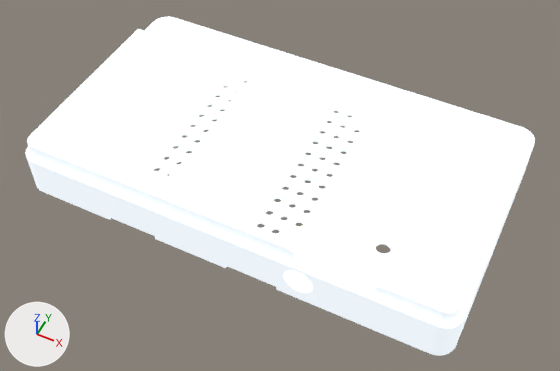
The glTF model viewer/public/assets/models/parts/cap_bottom_v5/cap_bottom_v5.glb as it was, and as the next commit left it.
Rendered twice from a 50 mm camera at (0.076, -0.1349, 0.1663) aimed at (0.0108, -0.0045, 0.0033). Every picture has the same lights, and +X, +Y and +Z are marked at lower left. Where no turn or scale is listed for an object, it has been applied to the vertices.

Names of what the first picture shows: 'Cap Bottom V5'.
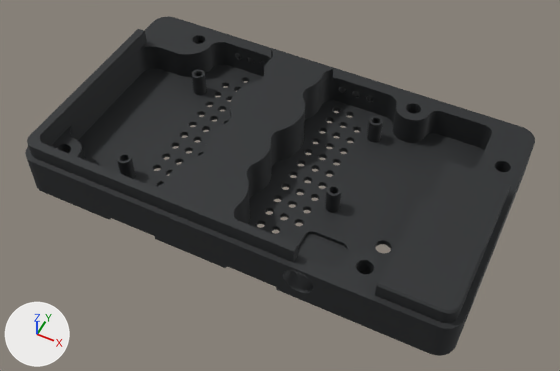
Location of each change, [x1, y1, x2, y2] in pixels of the pictures (560 x 371 px):
'Cap Bottom V5', recoloured (white to black)
    both: [25, 16, 535, 356]

Patch to the scene script:
```diff
--- a/viewer/public/assets/models/parts/cap_bottom_v5/cap_bottom_v5.glb.py
+++ b/viewer/public/assets/models/parts/cap_bottom_v5/cap_bottom_v5.glb.py
@@ img_photo_1521459467264_802e2ef3141f @@
+img_photo_1521459467264_802e2ef3141f = load_image('photo-1521459467264-802e2ef3141f', '_unpacked/photo-1521459467264-802e2ef3141f', 1000, 1333, 'Non-Color')
@@ mat_aluminum_anodized_natural @@
+mat_aluminum_anodized_natural = bpy.data.materials.new('aluminum anodized natural')
+# colours: black #3c3e40
+# uses the picture img_photo_1521459467264_802e2ef3141f
@@ me_id3 @@
 me_id3.from_pydata(...)  # 11790 vertices, 23900 faces; spans x -0.054..0.071, y -0.035..0.038, z -0.013..0.0044
-me_id3.materials.append(mat_id9)  # light grey #ccd2d8
+me_id3.materials.append(mat_aluminum_anodized_natural)
```
